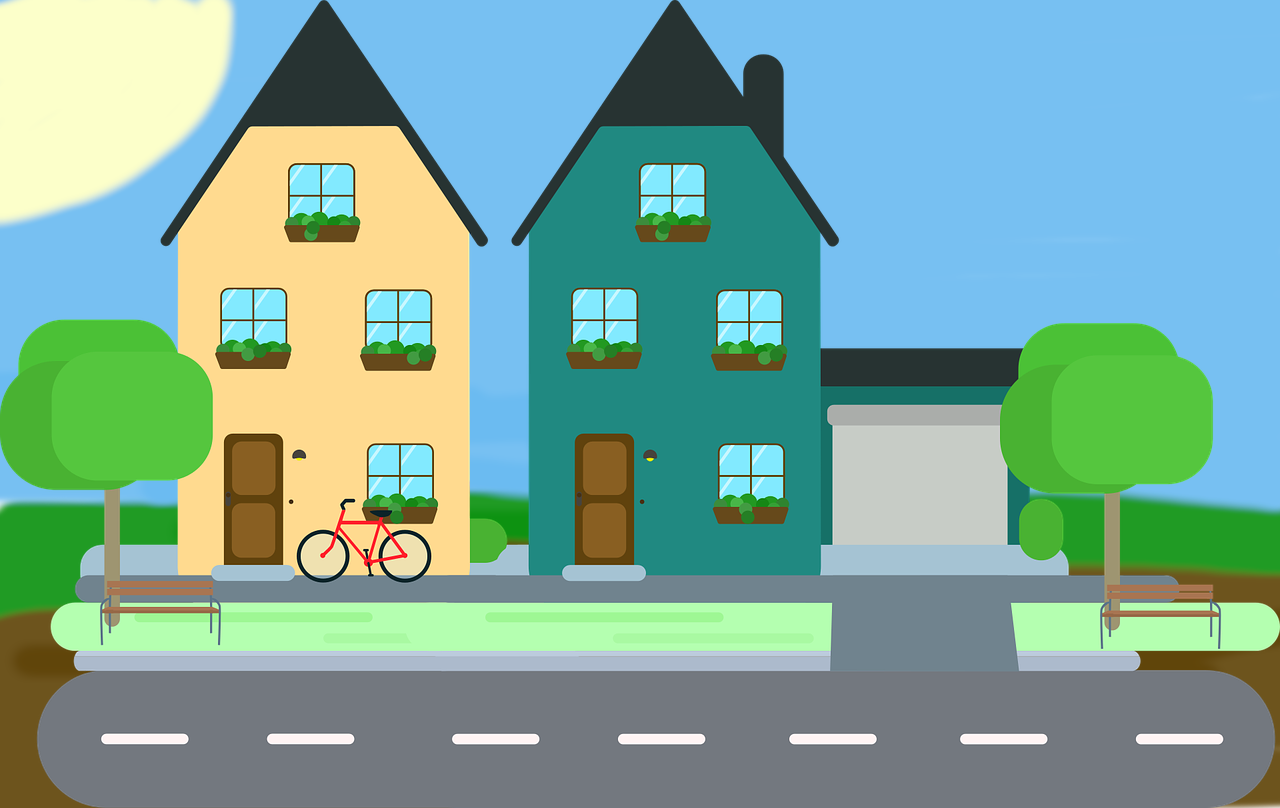
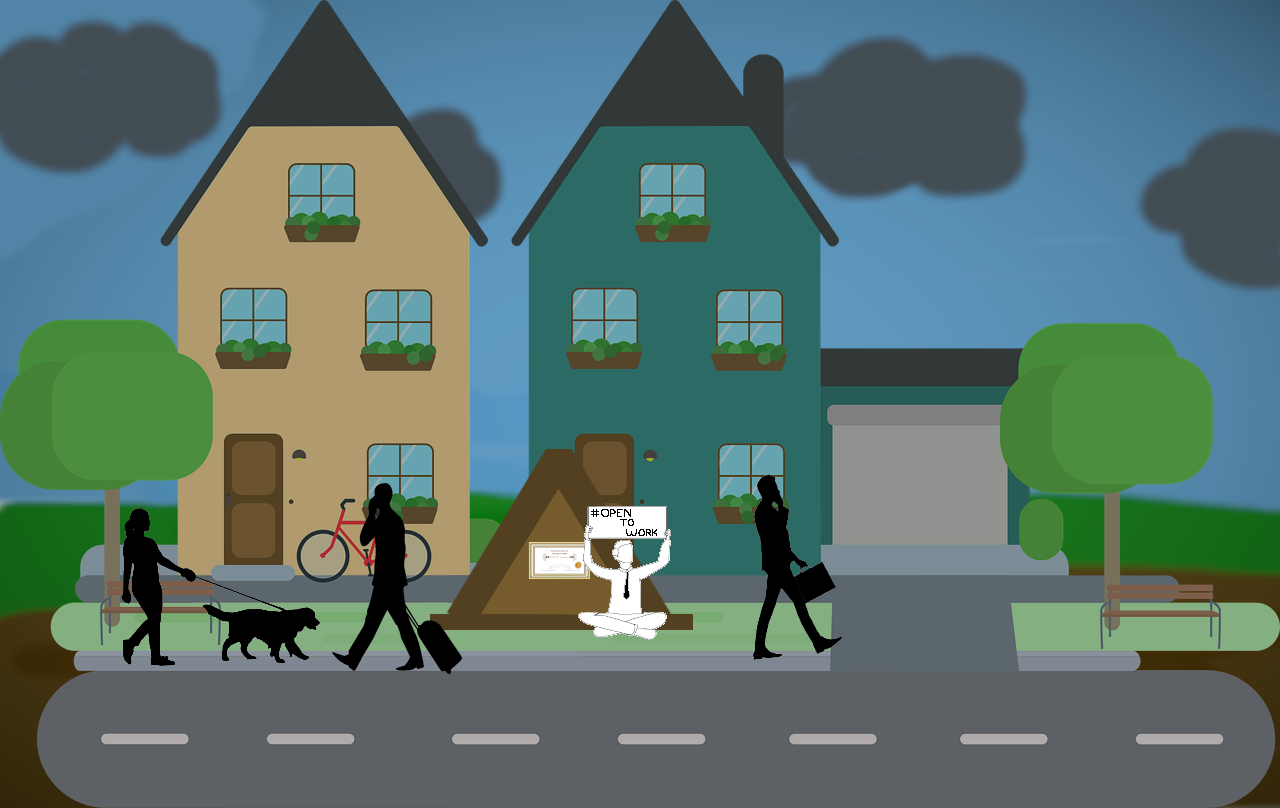
Two versions of the same layered image (1280 x 808). Layer-by-layer changes:
added layer "woman walking.png" above "man with briefcase walking.png" over [121, 508, 320, 666]
added layer "man with briefcase walking.png" above "man with suitcase walking.png" over [753, 474, 842, 660]
added layer "man with suitcase walking.png" above "person holding sign.png" over [332, 483, 462, 674]
added layer "person holding sign.png" above "degree certificate.png" over [578, 506, 671, 640]
added layer "degree certificate.png" above "tent" over [528, 541, 590, 579]
added layer "tent" above "houses background.png" over [430, 448, 693, 632]
painted on "houses background.png" over [0, 0, 1280, 808]
painted on "sky and ground" over [0, 0, 1280, 808]
